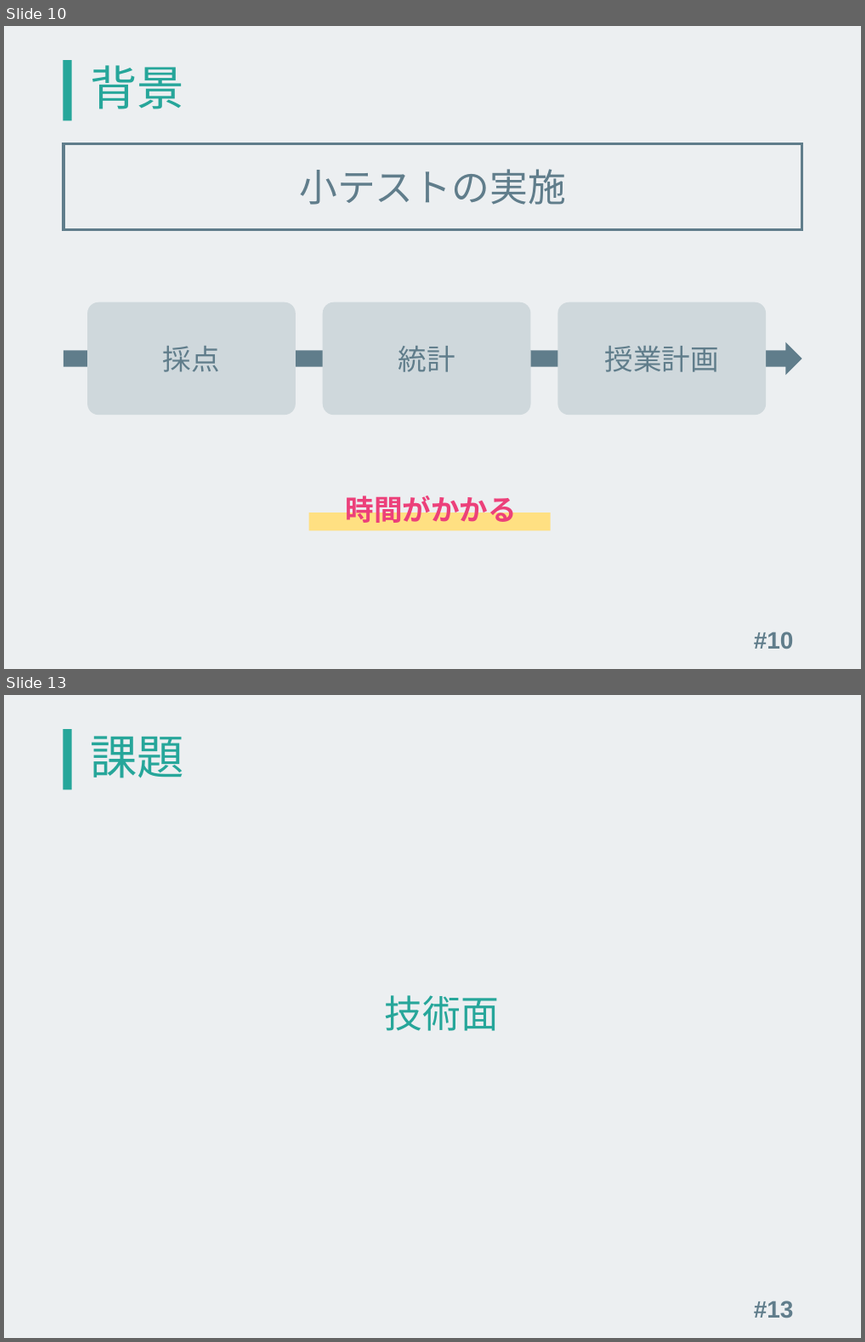
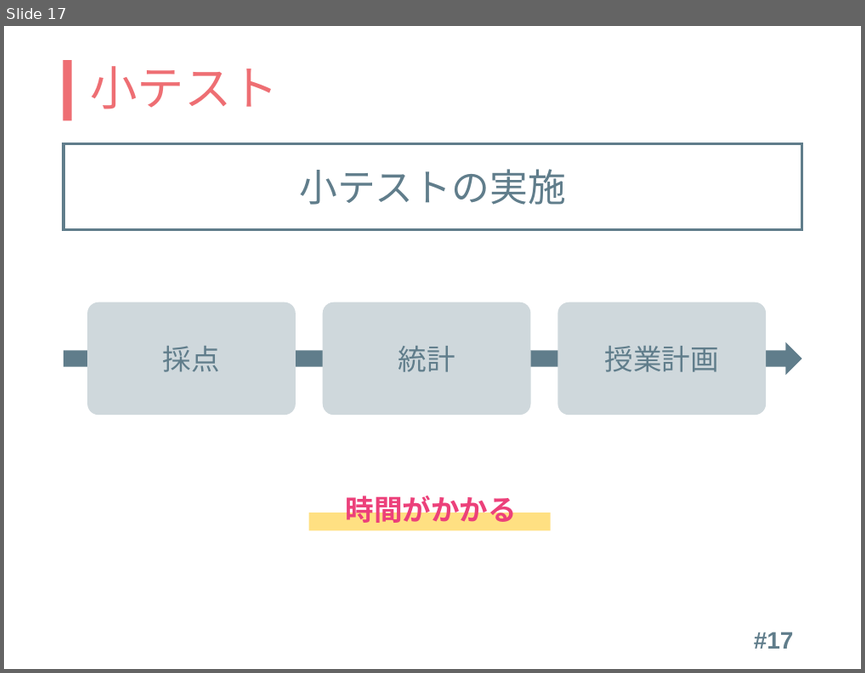
Before and after one commit to kinc-shinshu/smat-presentation, a slide deck: slide.pptx. Shown one above the other, each under a label of ours: slides 10 and 13 before the commit, slide 17 after it; the slides between them are not shown. The pictures are 865x1342 and 865x673 pixels, drawn with LibreOffice and Linux fonts; fonts in the diff are those of the drawing. Boxes give left, top, right and bottom in pixels: in the first picture for what was removed or moved away, otherwise in the second. Text is boxed around its words. In the diff, an @@ line names an element or a change of style, - is before the commit and + after.

```diff
--- a/slide.pptx
+++ b/slide.pptx
@@ slide 13 removed at <box>4,695,861,1338</box>, background #ECEFF1; not listed: 1 template element that a slide beside it also shows @@
@@ title removed at <box>91,736,185,778</box> @@
-課題
@@ text removed at <box>385,995,499,1031</box> @@
-技術面
@@ page number removed at <box>754,1300,794,1318</box> @@
-#13
@@ what was slide 10 is now slide 17 @@
@@ slide 17 changed as well @@
@@ background #ECEFF1 to #FFFFFF @@
@@ rectangle at <box>64,60,72,121</box>: fill #26A69A to #EE6E73 @@
@@ title at <box>91,66,279,109</box>: text changed; text colour #26A69A to #EE6E73 @@
-背景
+小テスト
@@ page number at <box>754,631,794,648</box>: text changed @@
-#10
+#17
```
Also in this commit, not shown: 10 other slides changed, 16 slides added, 14 other slides removed, 1 other file.
